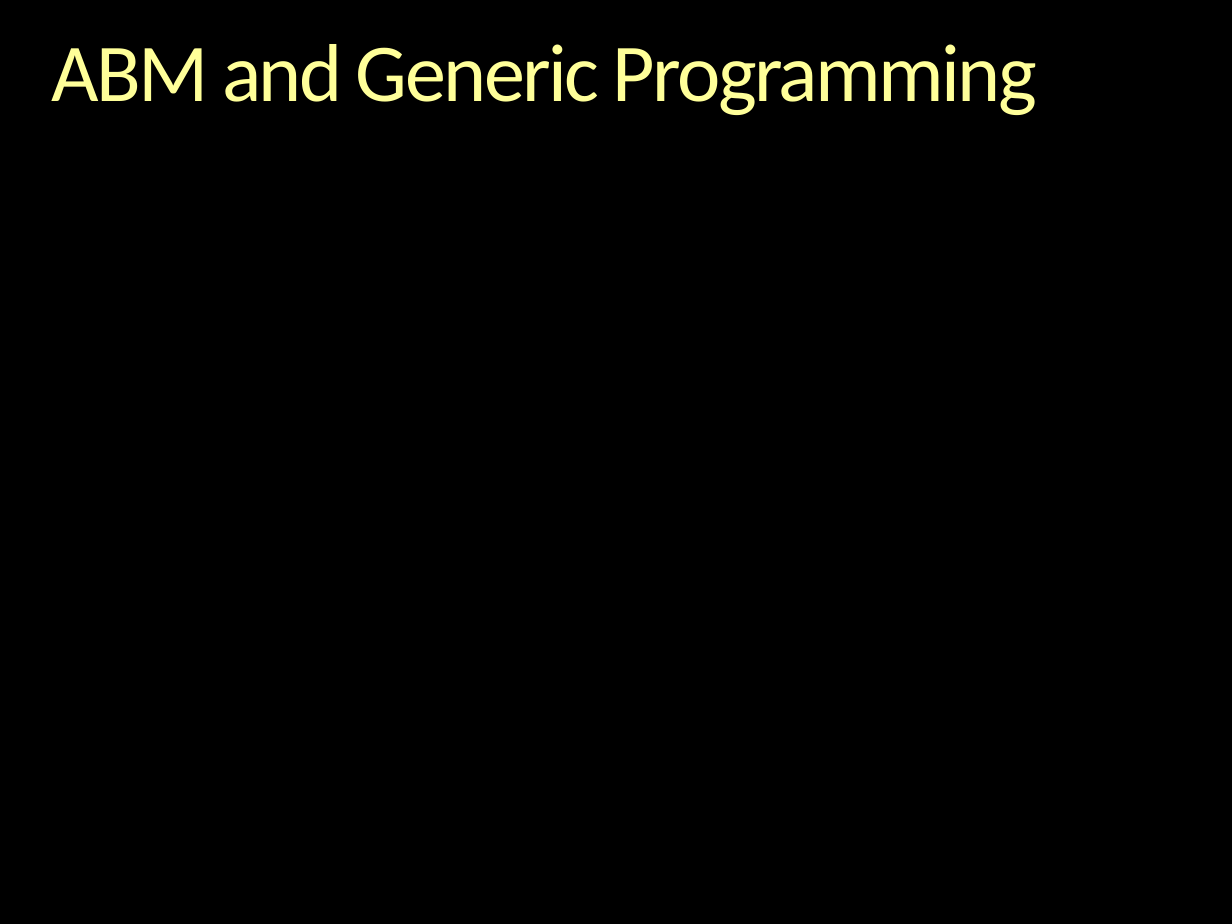
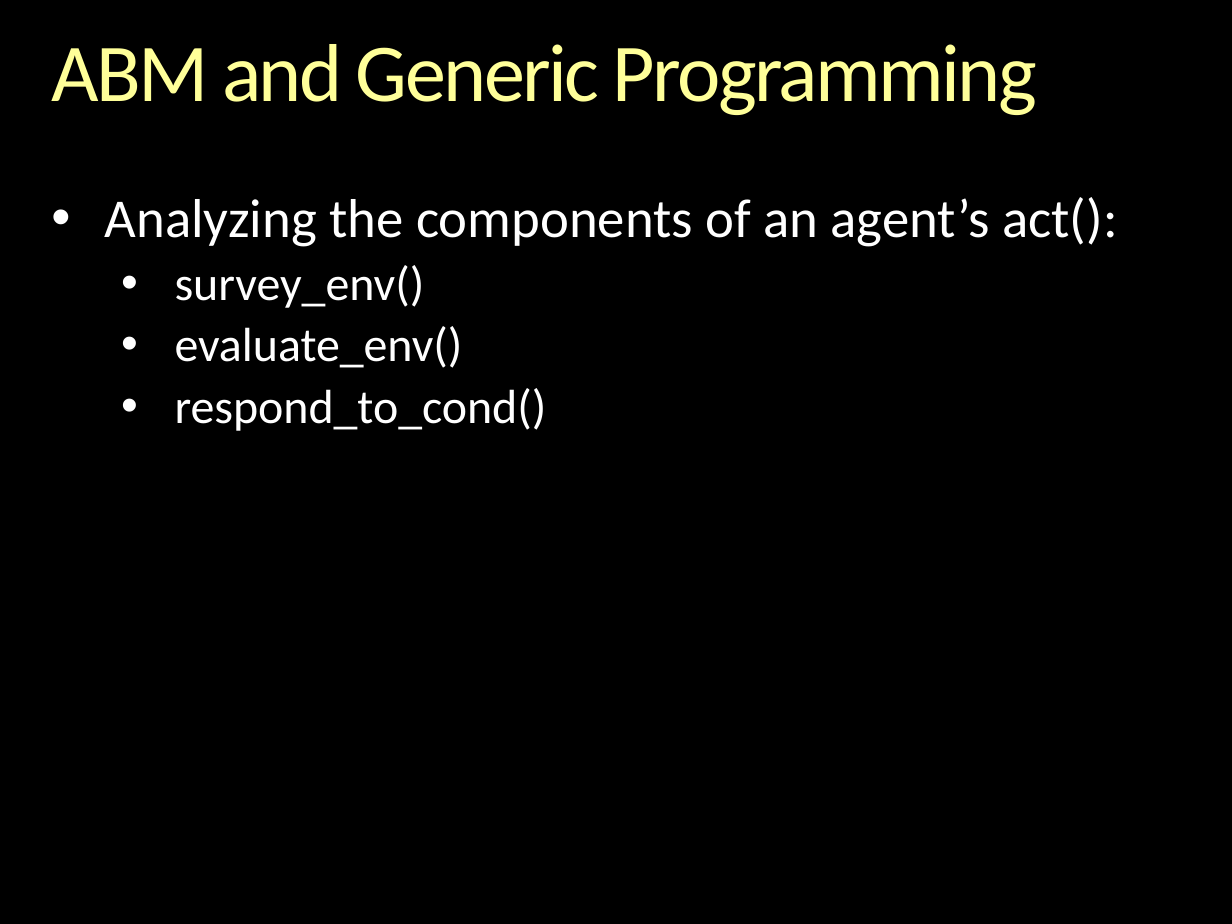
Before and after one commit to gcallah/indras_net, a slide deck: slide 13 of docs/GenericProgrammingAndABM.pptx. Drawn at 1232x924 pixels with LibreOffice and Linux fonts; fonts in the diff are those of the drawing; background and template pictures are left out. Boxes give left, top, right and bottom in pixels: in the first picture for what was removed or moved away, otherwise in the second. Text is boxed around its words. In the diff, an @@ line names an element or a change of style, - is before the commit and + after.

```diff
--- a/docs/GenericProgrammingAndABM.pptx
+++ b/docs/GenericProgrammingAndABM.pptx
@@ text added at (x1=105, y1=197, x2=1117, y2=431), 28 pt, text #FFFFFF @@
+• Analyzing the components of an agent’s act():
+  • survey_env()
+  • evaluate_env()
+  • respond_to_cond()
```
Also in this commit, not shown: 1 other slide changed.
